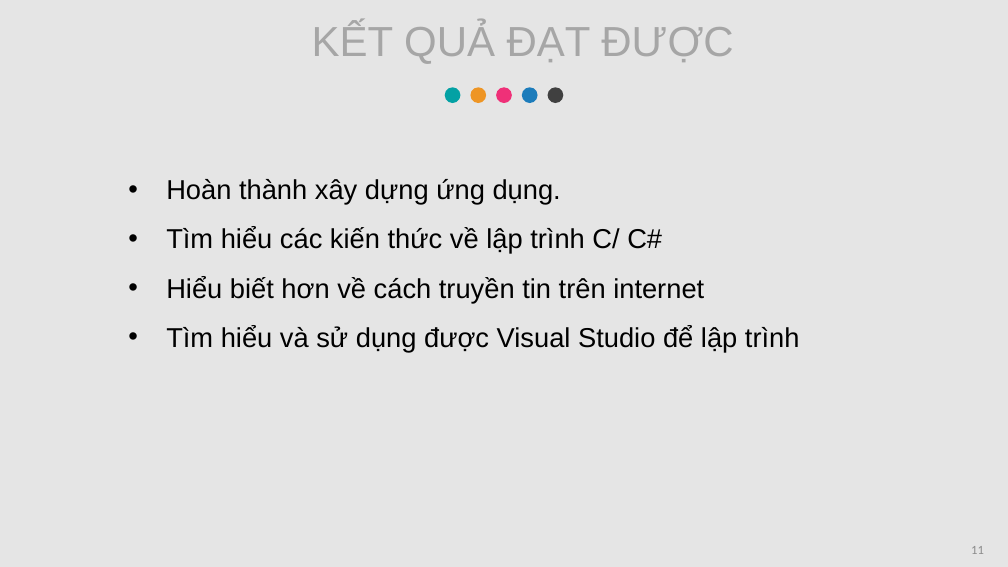
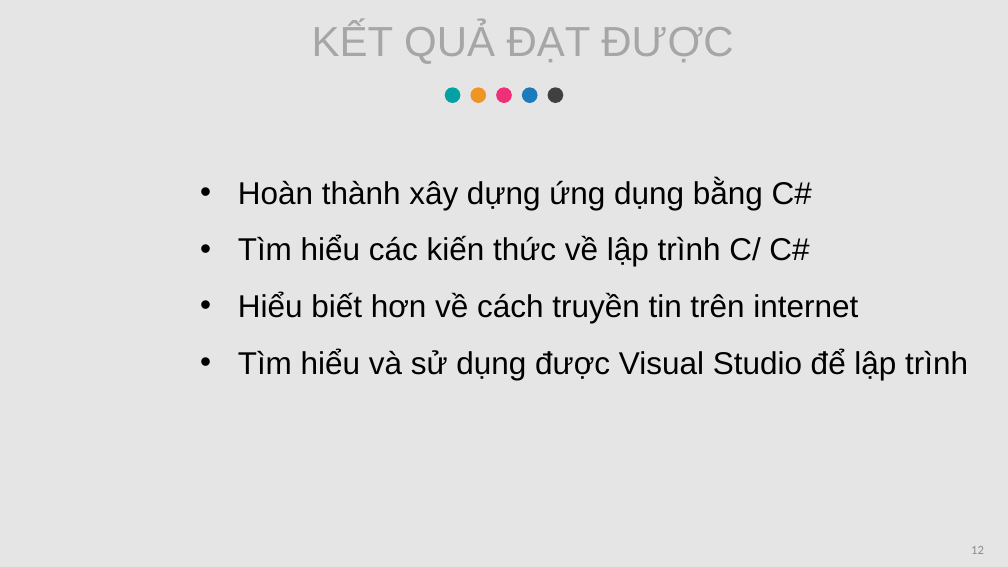
Before and after one commit to ngocphong260899/ThucTapTotNghiep, a slide deck: slide 12 of BaoCao.pptx (slide 11 before the commit). Drawn at 1008x567 pixels with LibreOffice and Linux fonts; fonts in the diff are those of the drawing. Boxes give left, top, right and bottom in pixels: in the first picture for what was removed or moved away, otherwise in the second. Text is boxed around its words. In the diff, an @@ line names an element or a change of style, - is before the commit and + after.

```diff
--- a/BaoCao.pptx
+++ b/BaoCao.pptx
@@ text "Hoàn thành xây dựng ứng ...": place and size @@
-text "Hoàn thành xây dựng ứng ..." at <box>166,179,800,351</box>
+text "Hoàn thành xây dựng ứng ..." at <box>238,179,968,380</box>
@@ text at <box>238,179,812,210</box>: text changed; size 26 to 30 pt @@
-• Hoàn thành xây dựng ứng dụng.
+• Hoàn thành xây dựng ứng dụng bằng C#
@@ text at <box>238,235,968,380</box>: size 26 to 30 pt in "Tìm hiểu các kiến thức về lập ...", "Hiểu biết hơn về cách truyền tin ...", "Tìm hiểu và sử dụng được Visual ..." @@
```
Also in this commit, not shown: 8 other slides changed, 1 slide added, 41 other files.
